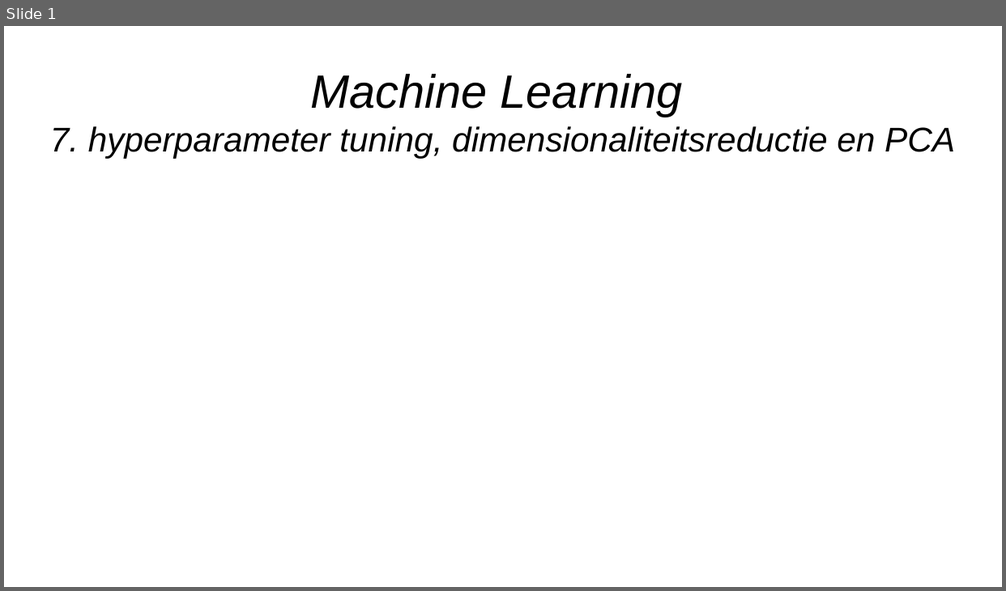
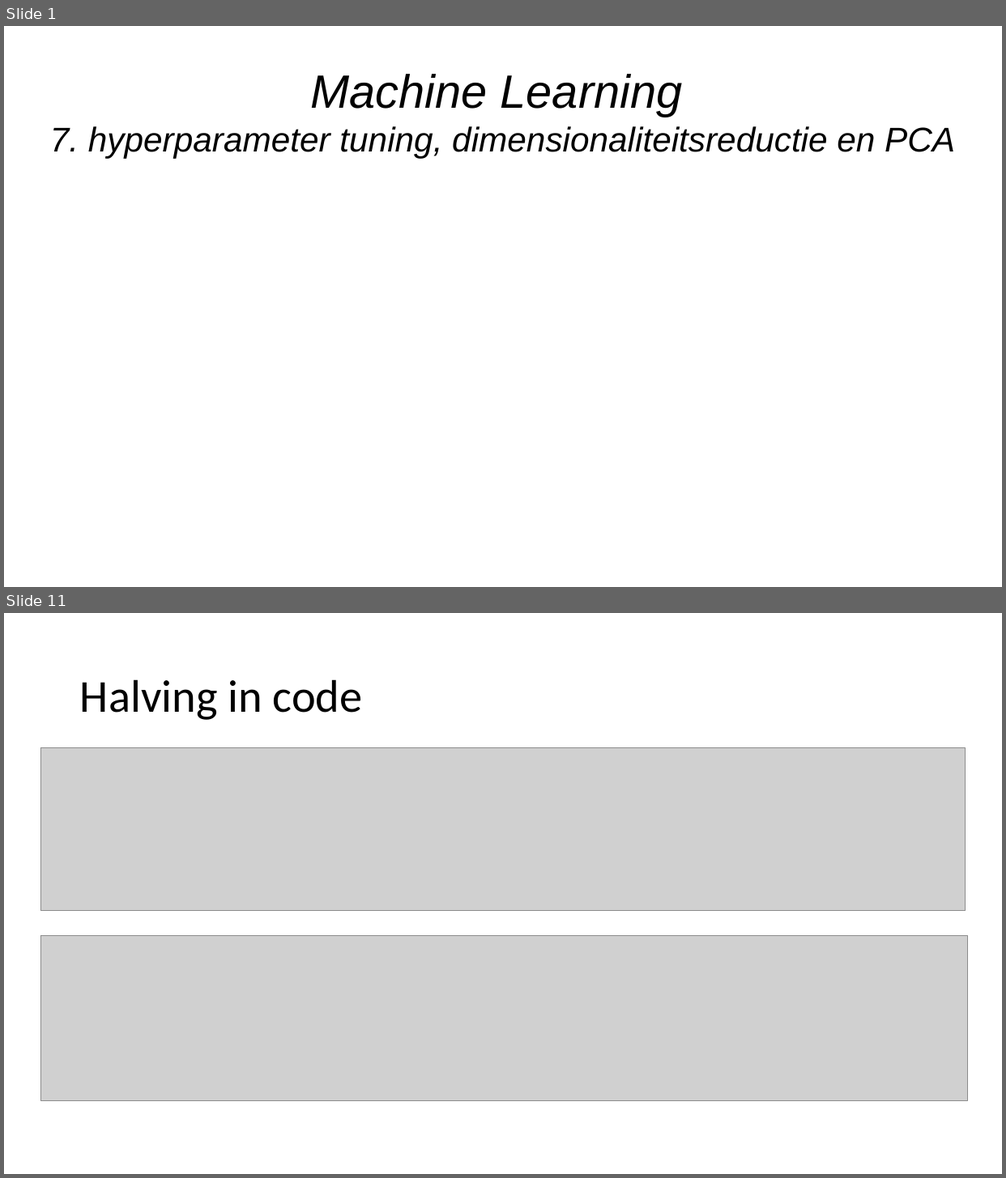
Before and after one commit to hanze-hbo-ict/Machine-Learning, a slide deck: Keynote/7.hyperparam-tuning.pptx. Shown one above the other, each under a label of ours: slide 1 before the commit, slides 1 and 11 after it; the slides between them are not shown. The pictures are 1006x591 and 1006x1178 pixels, drawn with LibreOffice and Linux fonts; fonts in the diff are those of the drawing; grey boxes stand for pictures; background and template pictures are left out. Boxes give left, top, right and bottom in pixels: in the first picture for what was removed or moved away, otherwise in the second. Text is boxed around its words. In the diff, an @@ line names an element or a change of style, - is before the commit and + after.

```diff
--- a/Keynote/7.hyperparam-tuning.pptx
+++ b/Keynote/7.hyperparam-tuning.pptx
@@ slide 11 added at [4, 613, 1002, 1174], background #FFFFFF @@
@@ title added at [80, 679, 363, 720], 44 pt, text #000000 @@
+Halving in code
@@ picture added at [40, 747, 965, 911] @@
@@ picture added at [40, 936, 967, 1102] @@
```
Also in this commit, not shown: 5 slides changed, 16 other slides added, 4 slides removed, 6 other files.
